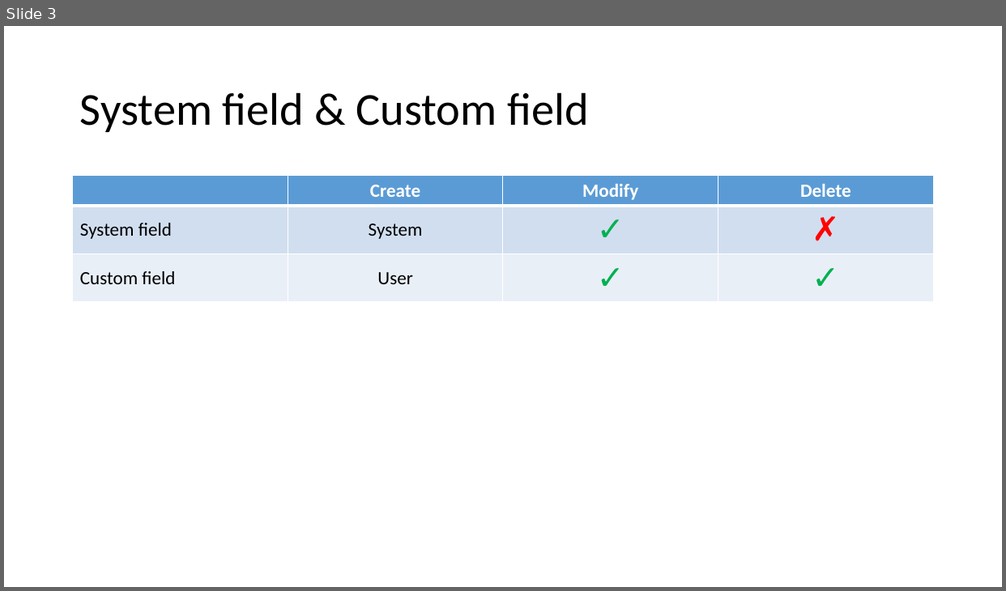
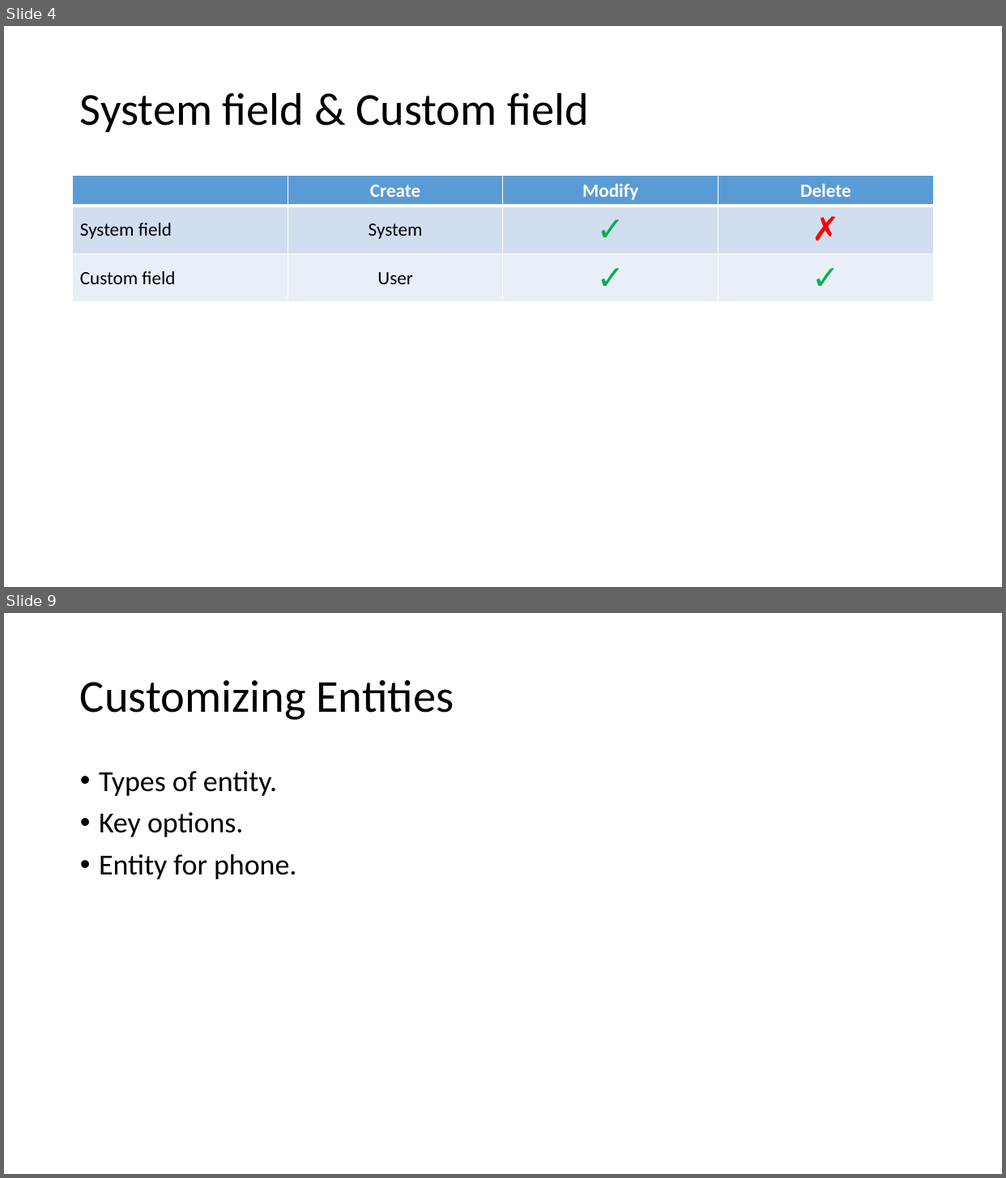
Before and after one commit to hevilhuy/Reports, a slide deck: Document/Report 2.pptx. Shown one above the other, each under a label of ours: slide 3 before the commit, slides 4 and 9 after it; the slides between them are not shown. The pictures are 1006x591 and 1006x1178 pixels, drawn with LibreOffice and Linux fonts; fonts in the diff are those of the drawing. Boxes give left, top, right and bottom in pixels: in the first picture for what was removed or moved away, otherwise in the second. Text is boxed around its words. In the diff, an @@ line names an element or a change of style, - is before the commit and + after.

```diff
--- a/Document/Report 2.pptx
+++ b/Document/Report 2.pptx
@@ slide 9 added at (4,613,1002,1174), background #FFFFFF @@
@@ title added at (80,680,454,720), 44 pt, text #000000 @@
+Customizing Entities
@@ text added at (99,771,296,879), 28 pt, text #000000 @@
+• Types of entity.
+• Key options.
+• Entity for phone.
@@ what was slide 3 is now slide 4 @@
```
Also in this commit, not shown: 2 slides changed, 25 other slides added, 1 slide removed, 1 other file.
